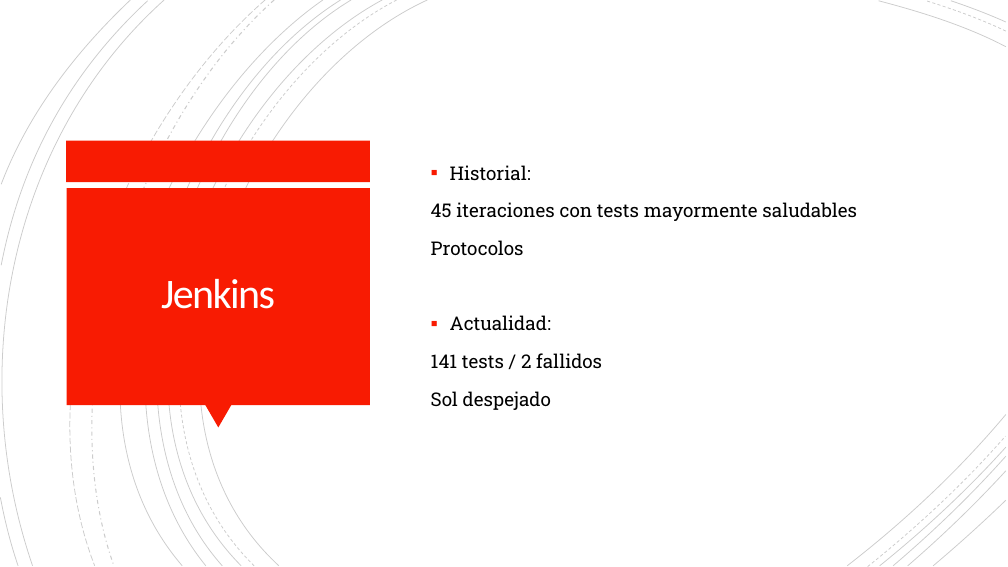
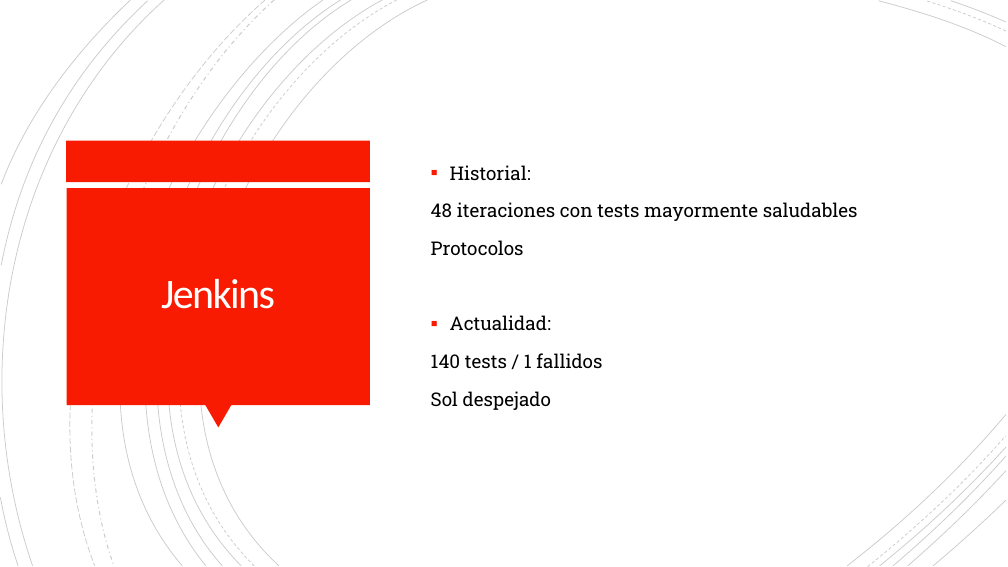
Before and after one commit to Uniandes-ISIS2603-backup/s3_BiciTours_201920, a slide deck: slide 3 of Reflexión Final.pptx. Drawn at 1008x567 pixels with LibreOffice and Linux fonts; fonts in the diff are those of the drawing. Boxes give left, top, right and bottom in pixels: in the first picture for what was removed or moved away, otherwise in the second. Text is boxed around its words. In the diff, an @@ line names an element or a change of style, - is before the commit and + after.

```diff
--- a/Reflexión Final.pptx
+++ b/Reflexión Final.pptx
@@ text at (x1=431, y1=202, x2=858, y2=221): text changed @@
-45 iteraciones con tests mayormente saludables
+48 iteraciones con tests mayormente saludables
@@ text at (x1=431, y1=353, x2=602, y2=368): text changed @@
-141 tests / 2 fallidos
+140 tests / 1 fallidos
```
Also in this commit, not shown: 1 other slide changed, 1 slide added, 2 other files.
